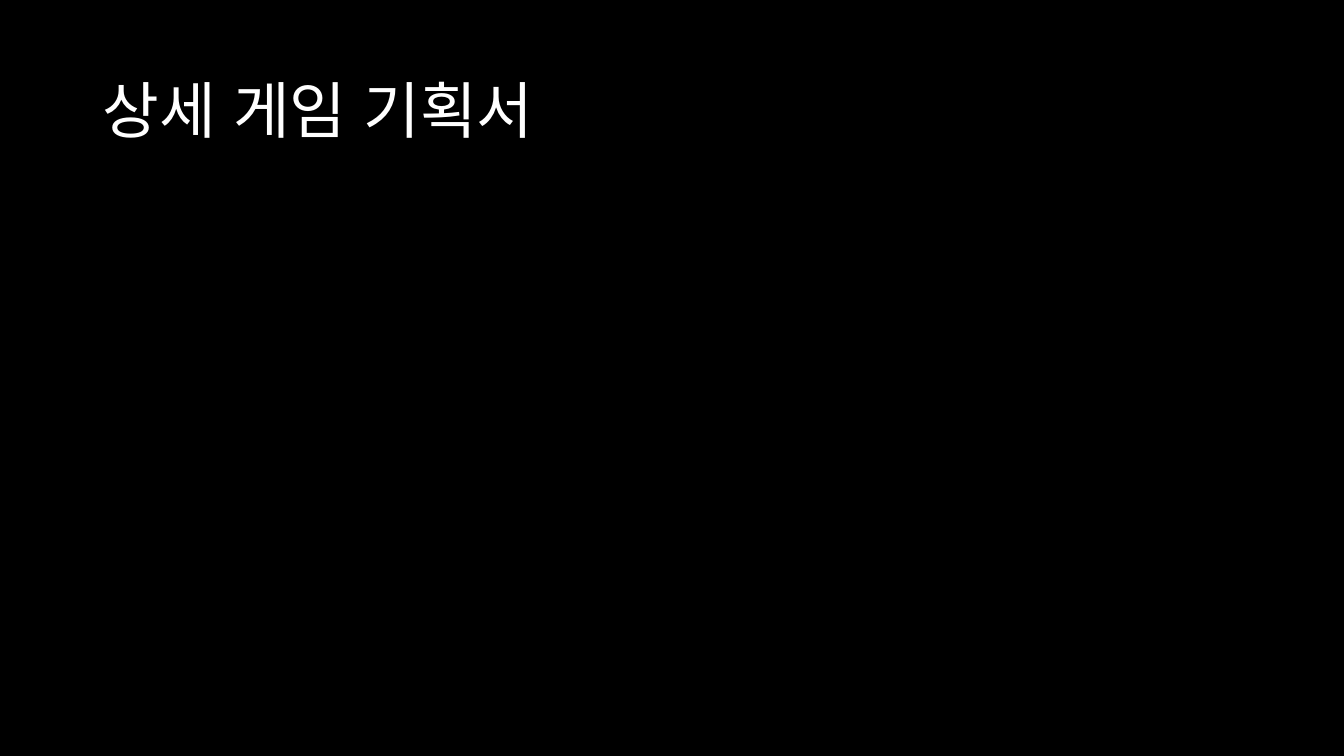
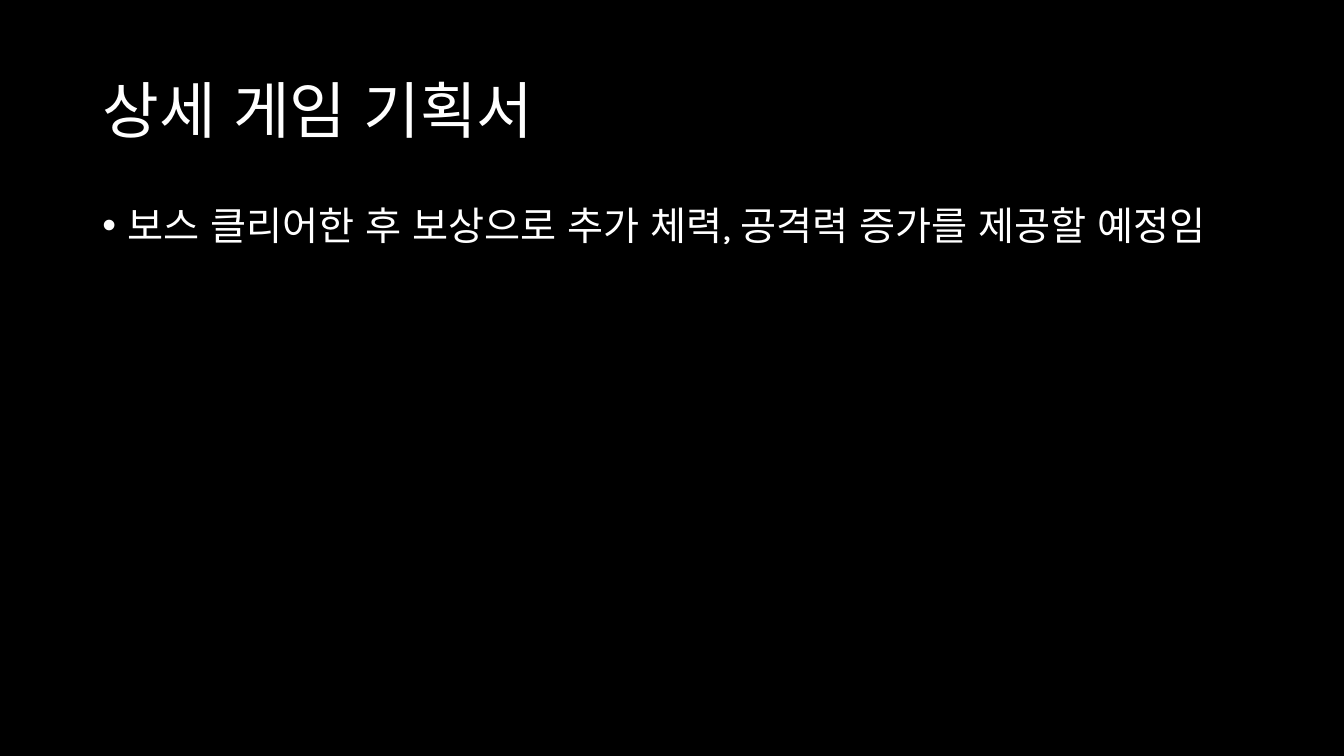
Before and after one commit to personiarr/2dgameprograming_project_2022182040, a slide deck: slide 7 of 만신전_발표자료.pptx (slide 6 before the commit). Drawn at 1344x756 pixels with LibreOffice and Linux fonts; fonts in the diff are those of the drawing. Boxes give left, top, right and bottom in pixels: in the first picture for what was removed or moved away, otherwise in the second. Text is boxed around its words. In the diff, an @@ line names an element or a change of style, - is before the commit and + after.

Commit message:
기획 수정

```diff
--- a/만신전_발표자료.pptx
+++ b/만신전_발표자료.pptx
@@ text added at <box>128,207,1205,244</box>, 28 pt, text #FFFFFF @@
+• 보스 클리어한 후 보상으로 추가 체력, 공격력 증가를 제공할 예정임
```
Also in this commit, not shown: 1 other slide changed, 1 slide added.
